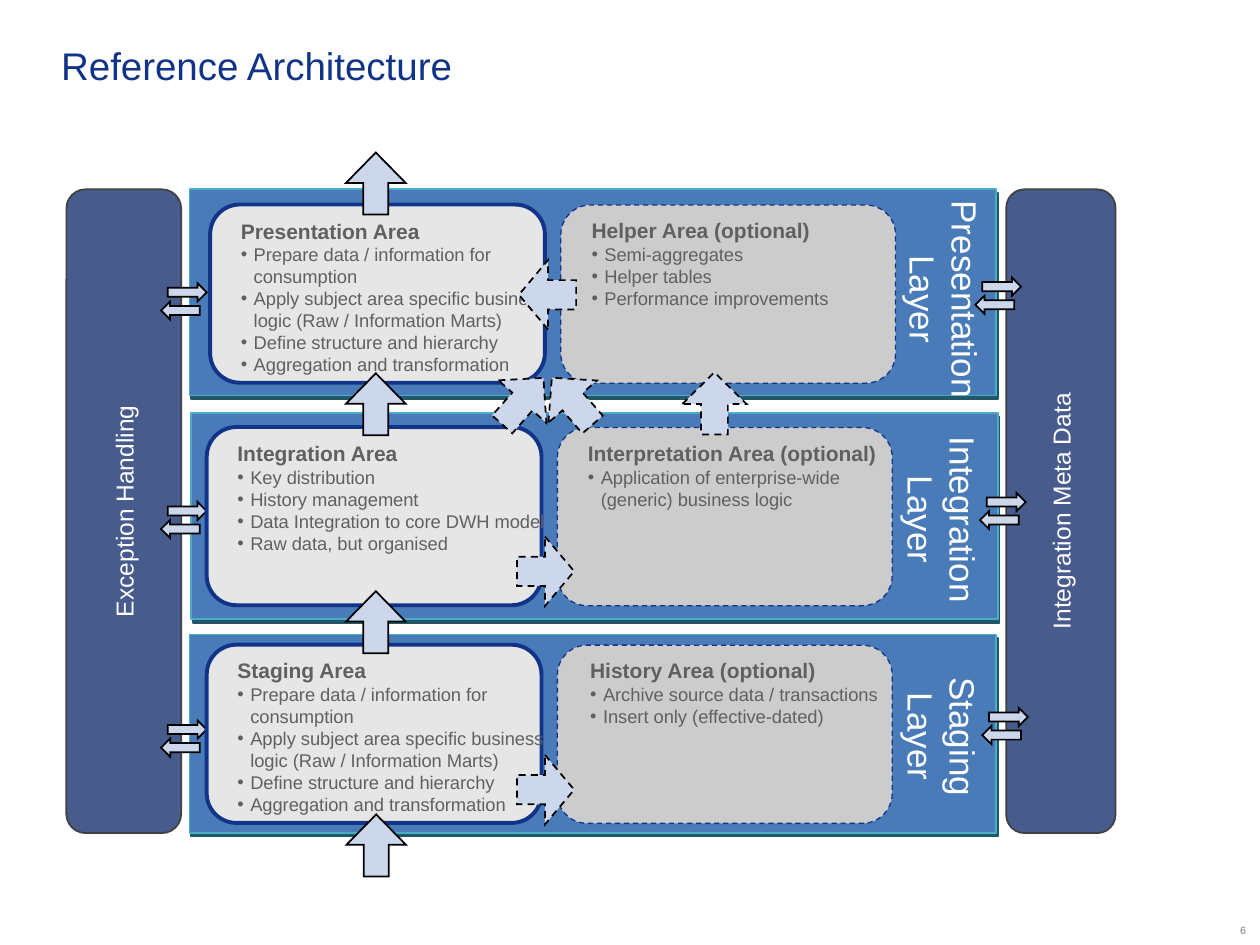
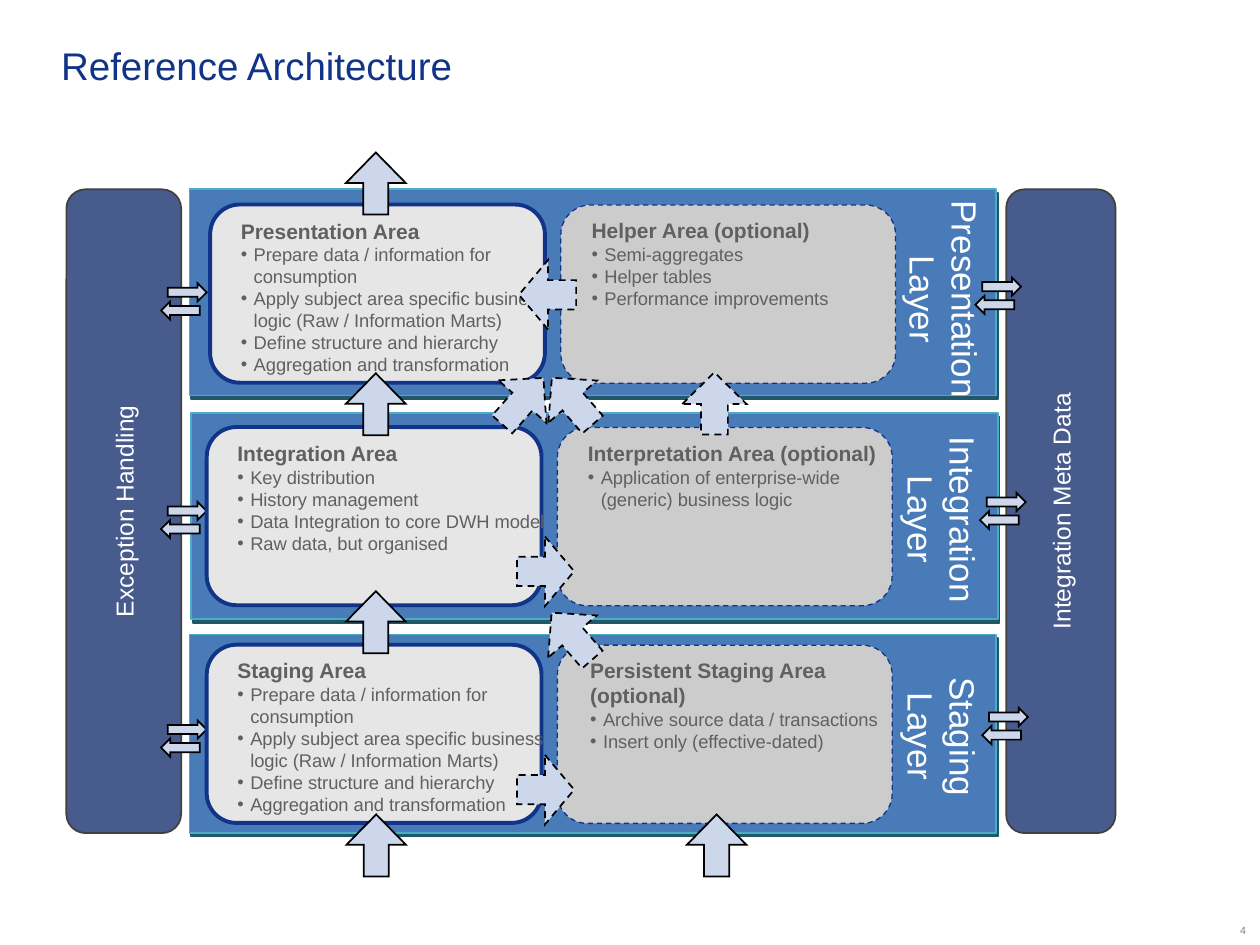
Before and after one commit to data-solution-automation-engine/data-solution-framework, a slide deck: slide 4 of 9000_Images/Images.pptx (slide 6 before the commit). Drawn at 1260x945 pixels with LibreOffice and Linux fonts; fonts in the diff are those of the drawing. Boxes give left, top, right and bottom in pixels: in the first picture for what was removed or moved away, otherwise in the second. Text is boxed around its words. In the diff, an @@ line names an element or a change of style, - is before the commit and + after.

```diff
--- a/9000_Images/Images.pptx
+++ b/9000_Images/Images.pptx
@@ up arrow added at bbox=[527, 591, 616, 680], fill #CDD7EB, outline #000000 1 pt dashed @@
@@ text at bbox=[590, 663, 826, 707]: text changed @@
-History Area (optional)
+Persistent Staging Area (optional)
@@ up arrow added at bbox=[687, 814, 746, 876], fill #CDD7EB, outline #000000 1 pt @@
@@ page number at bbox=[1240, 927, 1246, 934]: text changed @@
-6
+4
```
Also in this commit, not shown: 2 other slides changed, 1 slide added, 1 slide removed.
